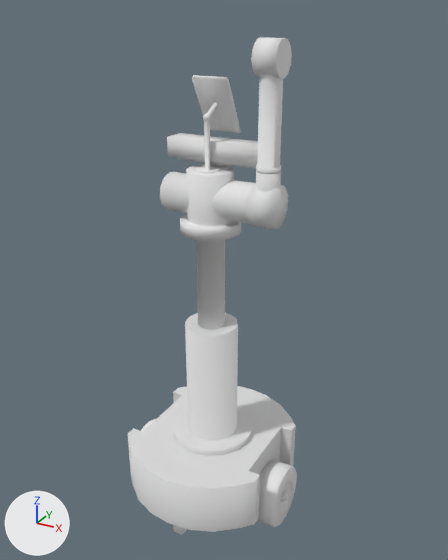
The Blender file vl.vlabs.com.ua/models/vlab.assistant/vlab.assistant.mobile.blend, before and after one commit.
One viewpoint serves both versions: a camera (50 mm lens) standing at (0.768, -1.324, 1.4) and looking at (0.017, 0.042, 0.717). Every picture has the same lights, and +X, +Y and +Z are marked at lower left.

Script lines for the objects in view, before the commit:
```python
ob_extender = bpy.data.objects.new('Extender', me_circle_004)
ob_extender.parent = ob_vlabassistant
ob_extender.location = (0.0, 0.0, 0.09)
ob_manipulatorbase = bpy.data.objects.new('ManipulatorBase', me_circle_011)
ob_manipulatorbase.parent = ob_extender
ob_manipulatorbase.location = (0.0, 0.0, 0.89)
ob_manipulatorlink2 = bpy.data.objects.new('ManipulatorLink2', me_circle_009)
ob_manipulatorlink2.parent = ob_manipulatorlink1
ob_manipulatorlink2.location = (0.13, 0.0, 1.47)
ob_manipulatorlink3 = bpy.data.objects.new('ManipulatorLink3', me_circle_013)
ob_manipulatorlink3.parent = ob_manipulatorlink2
ob_manipulatorlink3.location = (0.16, 0.0, 1.048)
# also in view: 'VLabAssistant' at (0.0, 0.0, 0.344); 'ManipulatorLink1' at (0.003, 0.009, 1.079); 'RWheel' at (0.214, 0.0, 0.089)
```
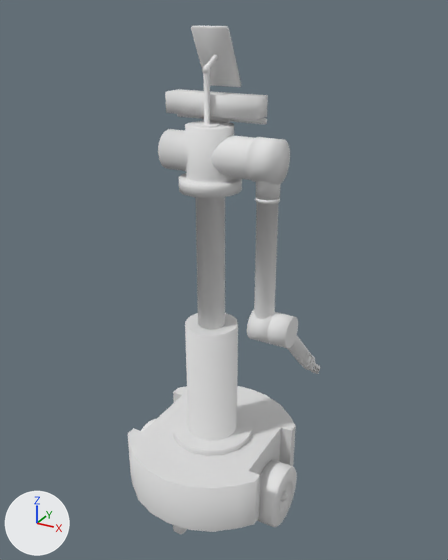
Commit message: VLab assistant (pleminary completed)

Location of each change, [x1, y1, x2, y2] in pixels of the pictures (448 x 560 px):
'ManipulatorLink1', moved: before [160, 75, 258, 225]; after [158, 25, 268, 181]
'Extender', moved: before [180, 225, 241, 329]; after [179, 183, 242, 329]
'ManipulatorLink3', deleted: before [251, 37, 292, 173]
'ManipulatorLink2', moved, turned: before [246, 171, 288, 229]; after [247, 137, 290, 200]
'ManipulatorLink3R', added: after [247, 197, 280, 344]
'ManipulatorLink4R', added: after [267, 312, 312, 366]
'ManipulatorBase', moved: before [180, 214, 241, 233]; after [179, 173, 242, 190]
'ManipulatorGripperRFingerR', added: after [313, 361, 320, 374]
'ManipulatorGripperR', added: after [303, 356, 315, 370]
'ManipulatorLink5R', added: after [302, 355, 313, 367]

The change, as a list of edits to the scene's bpy script:
```text
Change ob_extender:
    ob_extender.location: (0.0, 0.0, 0.09) -> (0.0, 0.0, 0.2)
Change ob_manipulatorlink2:
    ob_manipulatorlink2.rotation_euler: (0.0, 0.0, 0.0) -> (-3.142, 0.0, 0.0)  # degrees (0, 0, 0) -> degrees (-180, 0, 0)
Remove ob_manipulatorlink3:
    ob_manipulatorlink3 = bpy.data.objects.new('ManipulatorLink3', me_circle_013)
Add ob_manipulatorgripperrfingerr:
    ob_manipulatorgripperrfingerr = bpy.data.objects.new('ManipulatorGripperRFingerR', me_circle_017)  # 54 vertices, 69 faces; spans x -0.0095..0.0183, y -0.005..0.005, z -0.0095..0.106; in mat_manipulatorgripperfingermaterial (white #e7e7e7)
    ob_manipulatorgripperrfingerr.parent = ob_manipulatorgripperr
    ob_manipulatorgripperrfingerr.location = (0.224, 0.0, 1.517)
Add ob_manipulatorgripperr:
    ob_manipulatorgripperr = bpy.data.objects.new('ManipulatorGripperR', me_circle_015)  # 113 vertices, 85 faces; spans x -0.0203..0.0203, y -0.0202..0.02, z -0.005..0.0352; in mat_manipulatorgripperrmaterial (white #e7e7e7)
    ob_manipulatorgripperr.parent = ob_manipulatorlink5r
    ob_manipulatorgripperr.location = (0.214, 0.0, 1.507)
Add ob_manipulatorlink5r:
    ob_manipulatorlink5r = bpy.data.objects.new('ManipulatorLink5R', me_circle_014)  # 62 vertices, 33 faces; spans x -0.02..0.02, y -0.02..0.02, z -0.02..0.03; in mat_manipulatorlink5rmaterial (white #e7e7e7)
    ob_manipulatorlink5r.parent = ob_manipulatorlink4r
    ob_manipulatorlink5r.location = (0.214, 0.0, 1.472)
Add ob_manipulatorlink4r:
    ob_manipulatorlink4r = bpy.data.objects.new('ManipulatorLink4R', me_circle_012)  # 92 vertices, 64 faces; spans x 0.0..0.05, y -0.042..0.042, z -0.042..0.258; in mat_manipulatorlink4material (white #e7e7e7)
    ob_manipulatorlink4r.parent = ob_manipulatorlink3r
    ob_manipulatorlink4r.location = (0.189, 0.0, 1.398)
    ob_manipulatorlink4r.rotation_euler = (0.785, 0.0, 0.0)  # degrees (45, 0, 0)
Add ob_manipulatorlink3r:
    ob_manipulatorlink3r = bpy.data.objects.new('ManipulatorLink3R', me_circle_013_1)  # 88 vertices, 61 faces; spans x -0.029..0.029, y -0.042..0.042, z 0.0..0.392; in mat_manipulatorlink3material (white #e7e7e7)
    ob_manipulatorlink3r.parent = ob_manipulatorlink2
    ob_manipulatorlink3r.location = (0.16, 0.0, 1.048)
Add ob_manipulatorgripperrfingerr_001:
    ob_manipulatorgripperrfingerr_001 = bpy.data.objects.new('ManipulatorGripperRFingerR.001', me_circle_017.copy())
    ob_manipulatorgripperrfingerr_001.parent = ob_manipulatorgripperr
    ob_manipulatorgripperrfingerr_001.location = (0.204, 0.0, 1.517)
    ob_manipulatorgripperrfingerr_001.scale = (-1.0, 1.0, 1.0)
```
